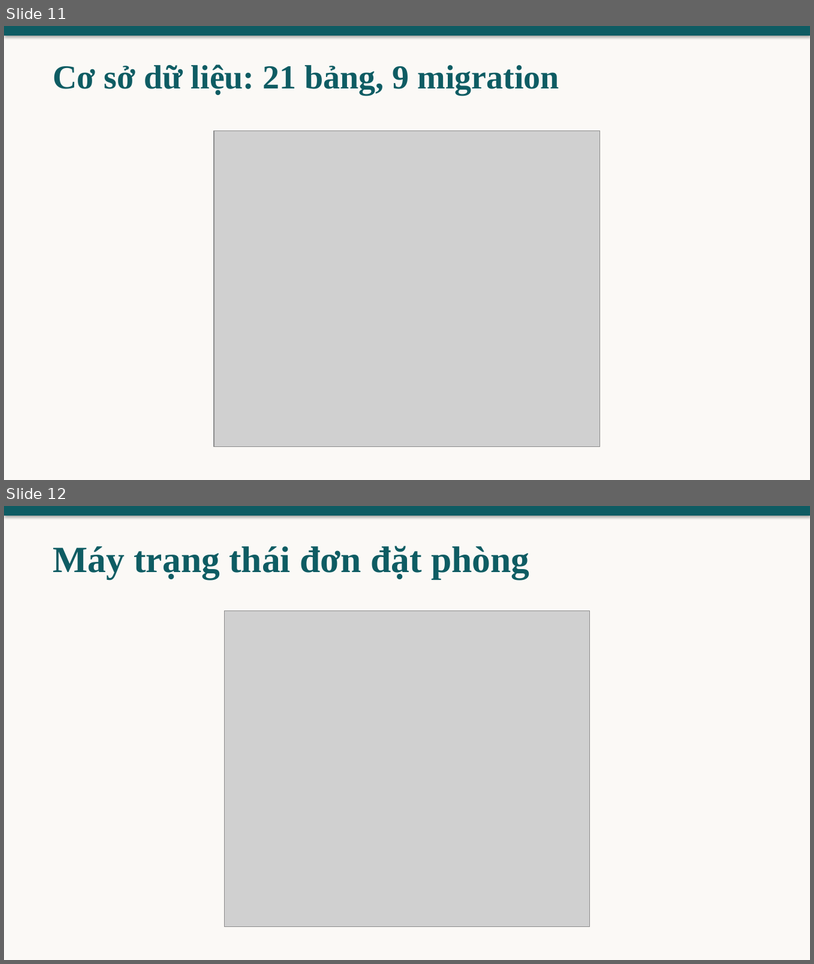
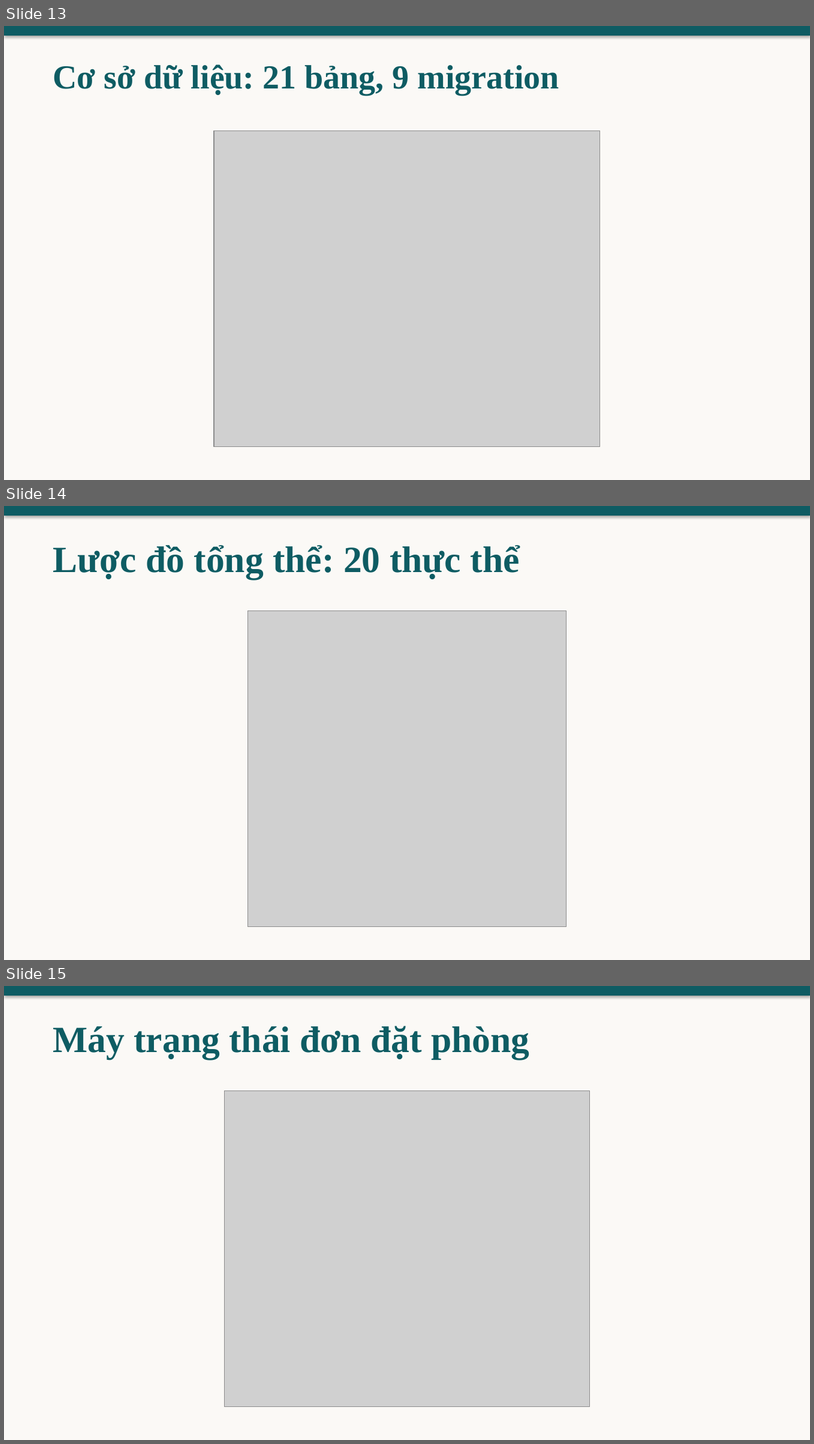
Before and after one commit to nhquan403/cn-dx23tt11-nguyenhongquan-homestay-tvu, a slide deck: thesis/abs/slide-bao-ve.pptx. Shown one above the other, each under a label of ours: slides 11 and 12 before the commit, slides 13, 14 and 15 after it. The pictures are 814x964 and 814x1444 pixels, drawn with LibreOffice and Linux fonts; fonts in the diff are those of the drawing; grey boxes stand for pictures. Boxes give left, top, right and bottom in pixels: in the first picture for what was removed or moved away, otherwise in the second. Text is boxed around its words. In the diff, an @@ line names an element or a change of style, - is before the commit and + after.

```diff
--- a/thesis/abs/slide-bao-ve.pptx
+++ b/thesis/abs/slide-bao-ve.pptx
@@ slide 14 added at (4,506,810,960), background #FBF9F6 @@
@@ rectangle added at (4,506,810,516), fill #0E5C63 @@
@@ text added at (53,545,520,579), 44 pt, text #0E5C63, bold @@
+Lược đồ tổng thể: 20 thực thể
@@ picture added at (248,610,567,927) @@
@@ what was slide 11 is now slide 13 @@
@@ what was slide 12 is now slide 15 @@
```
Also in this commit, not shown: 6 other slides added, 6 other files.
